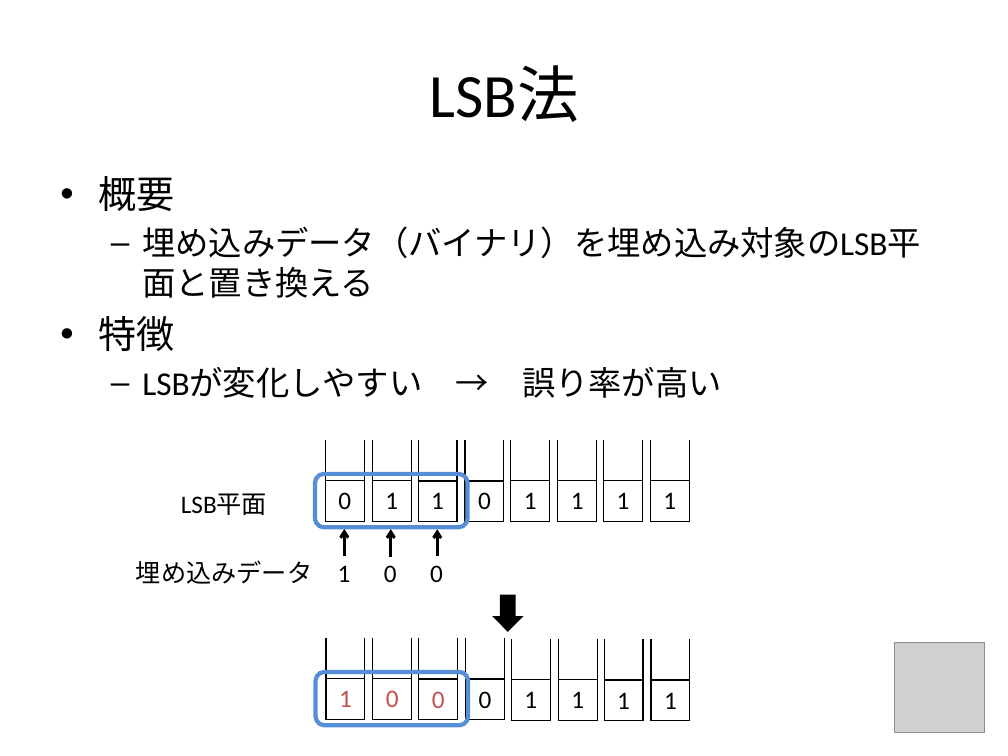
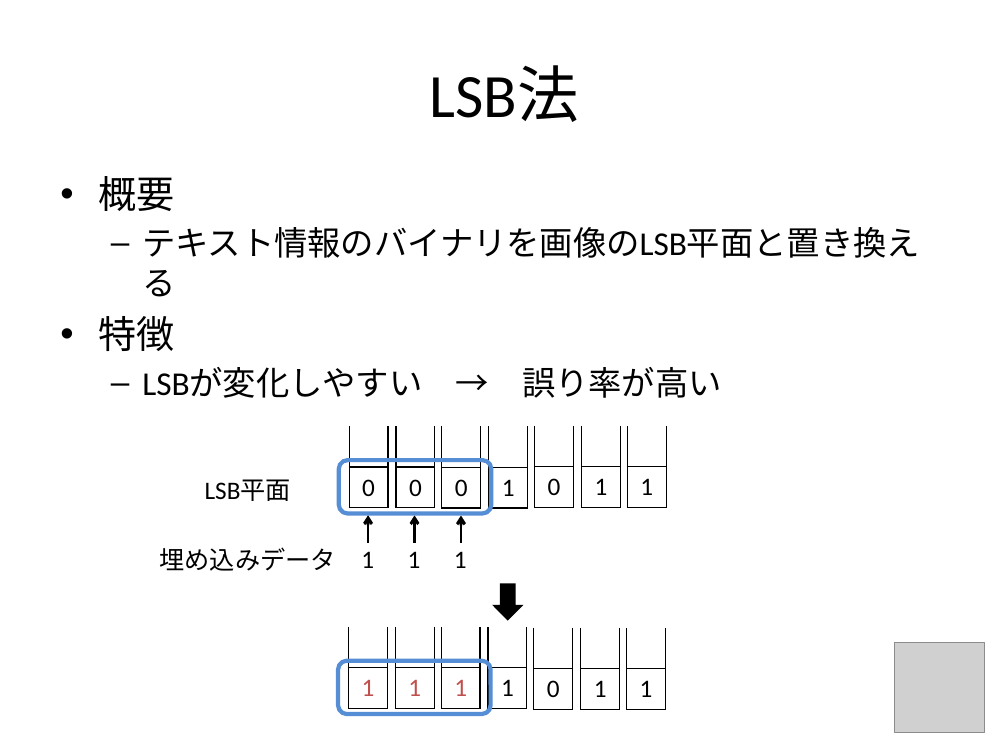
Before and after one commit to sakuna63/TestForCodingWithCostFunction, a slide deck: slide 3 of documents/MidtermReport/slide/j0929.pptx (slide 2 before the commit). Drawn at 1008x756 pixels with LibreOffice and Linux fonts; fonts in the diff are those of the drawing; grey boxes stand for pictures. Boxes give left, top, right and bottom in pixels: in the first picture for what was removed or moved away, otherwise in the second. Text is boxed around its words. In the diff, an @@ line names an element or a change of style, - is before the commit and + after.

```diff
--- a/documents/MidtermReport/slide/j0929.pptx
+++ b/documents/MidtermReport/slide/j0929.pptx
@@ text at (142,227,920,258): text changed @@
-  – 埋め込みデータ（バイナリ）を埋め込み対象のLSB平面と置き換える
+  – テキスト情報のバイナリを画像のLSB平面と置き換える
@@ table removed at (372,439,411,521), 2 rows, 1 columns @@
-
-1
@@ table at (396,426,435,508) @@
@@ text colour #C0504D to #000000 @@
@@ table: place and size @@
-table at (418,638,458,720)
+table at (396,426,435,508)
@@ table removed at (418,440,458,522), 2 rows, 1 columns @@
-
-1
@@ table: place and size @@
-table at (465,440,504,522)
+table at (442,426,481,508)
@@ table: place and size @@
-table at (511,439,550,521)
+table at (489,426,528,508)
@@ table at (534,425,574,507) @@
@@ text colour #C0504D to #000000 @@
@@ table: place and size @@
-table at (373,638,412,720)
+table at (534,425,574,507)
@@ 4 tables, 3 arrows, 2 texts, 1 rounded rectangle: place and size @@
-4 tables, 3 arrows, 2 texts, 1 rounded rectangle at (136,439,643,595)
+4 tables, 3 arrows, 2 texts, 1 rounded rectangle at (160,425,666,581)
@@ table at (345,539,484,581) @@
-row 1, column 2: 0
+row 1, column 2: 1
-row 1, column 3: 0
+row 1, column 3: 1
@@ down arrow: place and size @@
-down arrow at (492,595,523,632)
+down arrow at (492,584,523,621)
@@ 3 tables: place and size @@
-3 tables at (326,638,643,721)
+3 tables at (349,627,666,710)
@@ table at (395,627,434,709) @@
@@ text colour #000000 to #C0504D @@
@@ table: place and size @@
-table at (650,439,689,521)
+table at (395,627,434,709)
@@ table at (442,627,481,709) @@
@@ text colour #000000 to #C0504D @@
@@ table: place and size @@
-table at (651,639,690,721)
+table at (442,627,481,709)
@@ table: place and size @@
-table at (511,639,550,721)
+table at (488,627,527,709)
@@ table: place and size @@
-table at (466,638,505,720)
+table at (534,628,574,710)
@@ rounded rectangle: place and size @@
-rounded rectangle at (316,672,468,726)
+rounded rectangle at (338,660,490,714)
```
Also in this commit, not shown: 7 other slides changed, 1 slide added, 2 other files.
